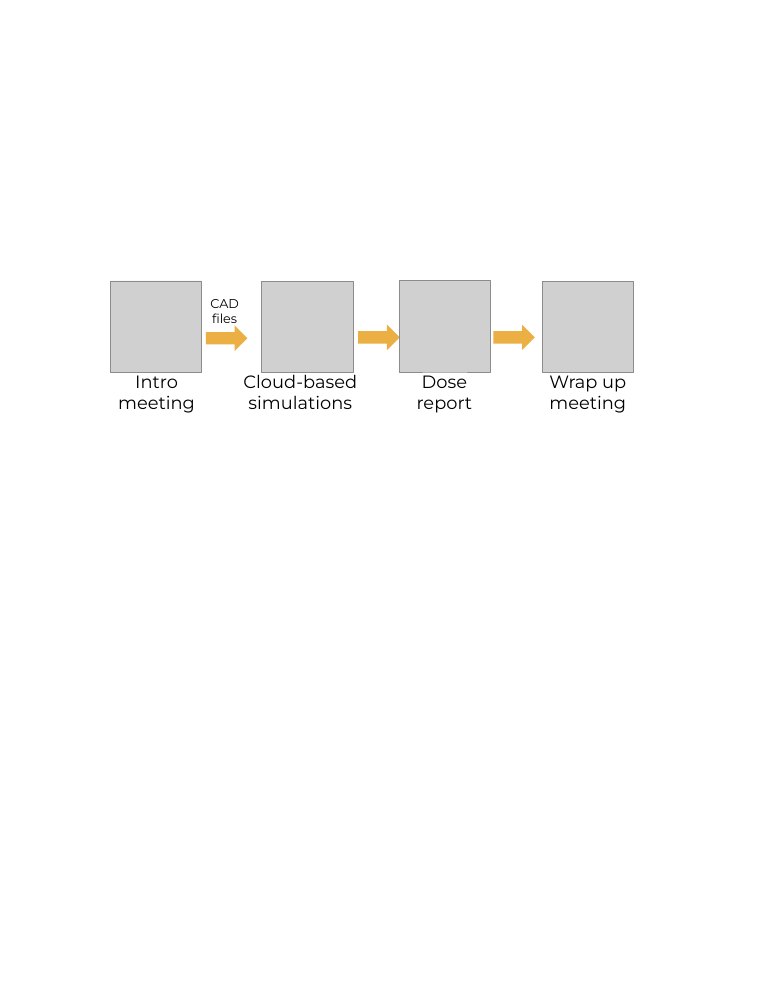
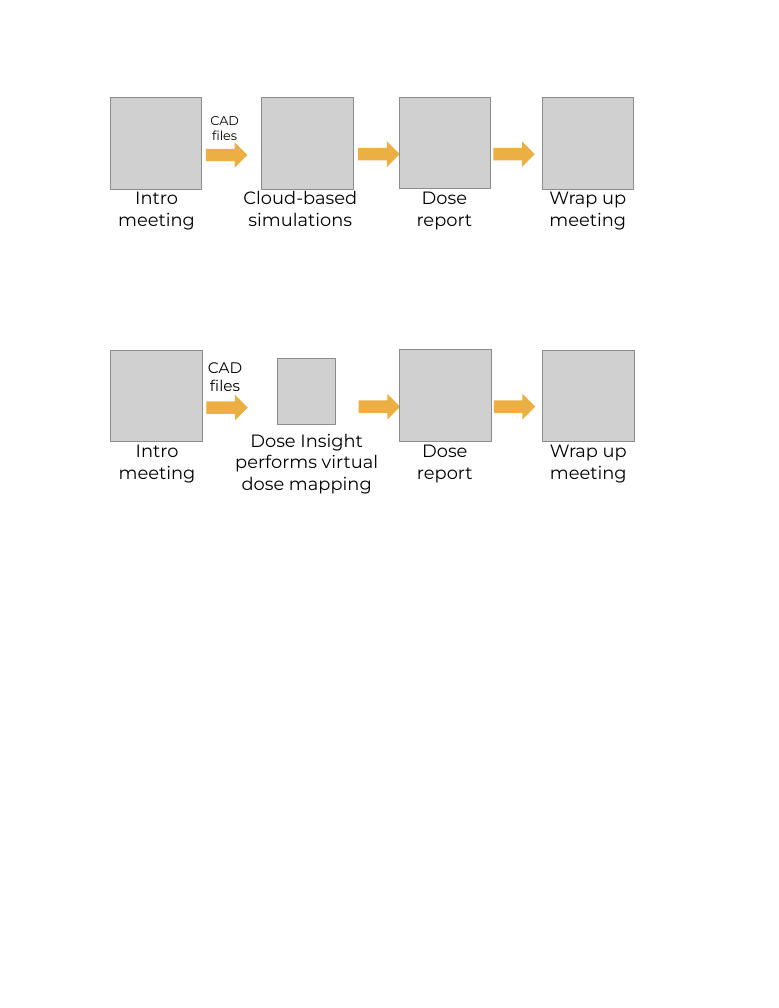
Before and after one commit to trtprojects/trtprojects.github.io, a slide deck: slide 2 of images/Images.pptx. Drawn at 779x1008 pixels with LibreOffice and Linux fonts; fonts in the diff are those of the drawing; grey boxes stand for pictures. Boxes give left, top, right and bottom in pixels: in the first picture for what was removed or moved away, otherwise in the second. Text is boxed around its words. In the diff, an @@ line names an element or a change of style, - is before the commit and + after.

```diff
--- a/images/Images.pptx
+++ b/images/Images.pptx
@@ 5 texts, 4 pictures, 3 right arrows: place and size @@
-5 texts, 4 pictures, 3 right arrows at [110, 280, 634, 413]
+5 texts, 4 pictures, 3 right arrows at [110, 97, 634, 230]
@@ group added at [111, 350, 634, 494]: 5 texts, 4 pictures, 3 right arrows @@
+Wrap up meeting
+CAD files
+Intro meeting
+Dose report
+Dose Insight performs virtual dose mapping
```
Also in this commit, not shown: 1 other slide changed, 1 slide added, 10 other files.
